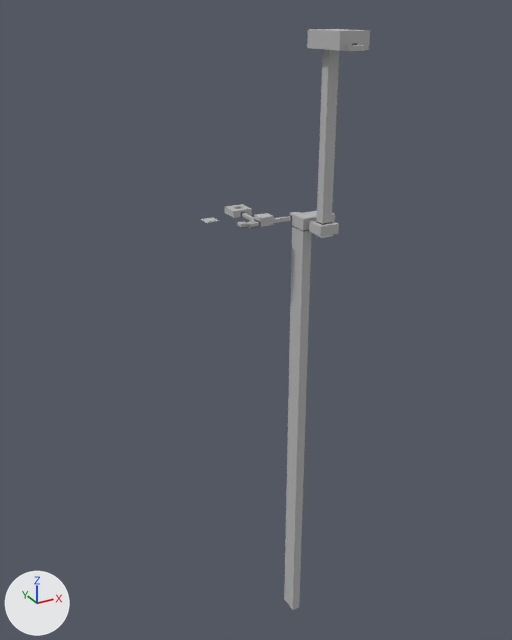
The Blender file Working/Scenes/level4.blend as it was, and as the next commit left it.
Before and after are seen from a camera (50 mm lens) standing at (-385.0, -575.0, 202.0) and looking at (-44.0, 45.0, -108.0). The axes (+X, +Y, +Z) are drawn at lower left. The lights are the same throughout.

Objects in the first picture: '0_Plane', '0_Plane.001', 'Cube.001', 'Pit'.
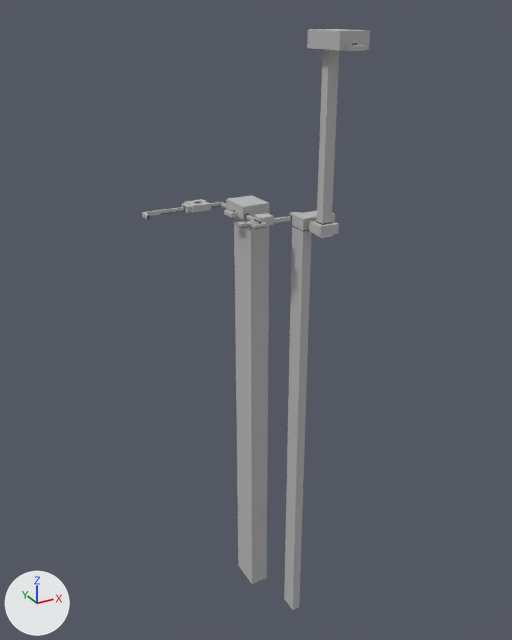
Where the newer file only moved an object's origin or applied its transform, the numbers keep the older frame.

Boxes (x1, y1, x2, y2) around the edits, measured in the pictures (512 x 640 px):
'Pit2', added
    after: (234, 216, 269, 584)
'Cube.006', added
    after: (226, 195, 269, 219)
    faces in mat_stone (grey #bababa): (226, 195, 269, 219)
'0_Plane', moved, turned
    before: (225, 204, 252, 219)
    after: (185, 199, 215, 212)
'1_Plane', shown
    after: (160, 203, 192, 214)
'LevelEntryBend.001', shown
    after: (142, 210, 160, 219)
'CorrectPath', shown
    after: (247, 221, 267, 229)
'0_Plane.001', deleted
    before: (200, 217, 219, 223)
'Cube.007', added
    after: (215, 202, 226, 209)

What changed in the scene script:
```text
Add me_cube_029:
    me_cube_029.from_pydata(...)  # 268 vertices, 254 faces; spans x -11.0..25.0, y -20.0..18.0, z -2.0..12.0
    # faces by material slot: [170, 50, 34]
    me_cube_029.materials.append(mat_stone)  # grey #bababa
    me_cube_029.materials.append(mat_mid)  # dark grey #6c6c6c
    me_cube_029.materials.append(mat_dark)  # dark grey #595959
Add me_cube_017_1:
    me_cube_017_1.from_pydata(...)  # 30 vertices, 24 faces; spans x -10.0..0.0, y -12.0..11.0, z -4.0..0.0
    # faces by material slot: [13, 6, 5]
    me_cube_017_1.materials.append(mat_stone)  # grey #bababa
    me_cube_017_1.materials.append(mat_mid)  # dark grey #6c6c6c
    me_cube_017_1.materials.append(mat_dark)  # dark grey #595959
Add me_cube_024_1:
    me_cube_024_1.from_pydata([(25.0, 18.0, -491.0), (3.0, -20.0, -491.0), (25.0, -20.0, -491.0), (3.0, 18.0, -491.0), (3.0, 18.0, -2.0), (3.0, -20.0, -2.0), (25.0, -20.0, -2.0), (25.0, 18.0, -2.0)], [], [(7, 4, 3, 0), (5, 6, 2, 1), (6, 7, 0, 2), (5, 1, 3, 4), (0, 3, 1, 2)])
    me_cube_024_1.materials.append(mat_stone)  # grey #bababa
Remove ob_0_plane_001:
    ob_0_plane_001 = bpy.data.objects.new('0_Plane.001', me_plane_011)
    ob_0_plane_001.location = (-84.0, 70.0, 3.0)
    ob_0_plane_001.scale = (1.5, 1.5, 1.0)
Change ob_0_plane:
    ob_0_plane.location: (-52.0, 65.0, 5.0) -> (-75.0, 109.0, 5.0)
    ob_0_plane.rotation_euler: (0.0, 0.0, 0.0) -> (0.0, 0.0, 1.571)  # degrees (0, 0, 0) -> degrees (0, 0, 90)
Change ob_levelentrybend_001:
    remove ob_levelentrybend_001.hide_set(True)  # its collection is switched off
Change ob_correctpath:
    remove ob_correctpath.hide_set(True)  # its collection is switched off
Change ob_1_plane:
    remove ob_1_plane.hide_set(True)  # its collection is switched off
Add ob_cube_006:
    ob_cube_006 = bpy.data.objects.new('Cube.006', me_cube_029)
    ob_cube_006.location = (-50.0, 70.0, 6.0)
Add ob_cube_007:
    ob_cube_007 = bpy.data.objects.new('Cube.007', me_cube_017_1)
    ob_cube_007.location = (-50.0, 100.0, 9.0)
Add ob_pit2:
    ob_pit2 = bpy.data.objects.new('Pit2', me_cube_024_1)
    ob_pit2.location = (-50.0, 70.0, 6.0)
```
